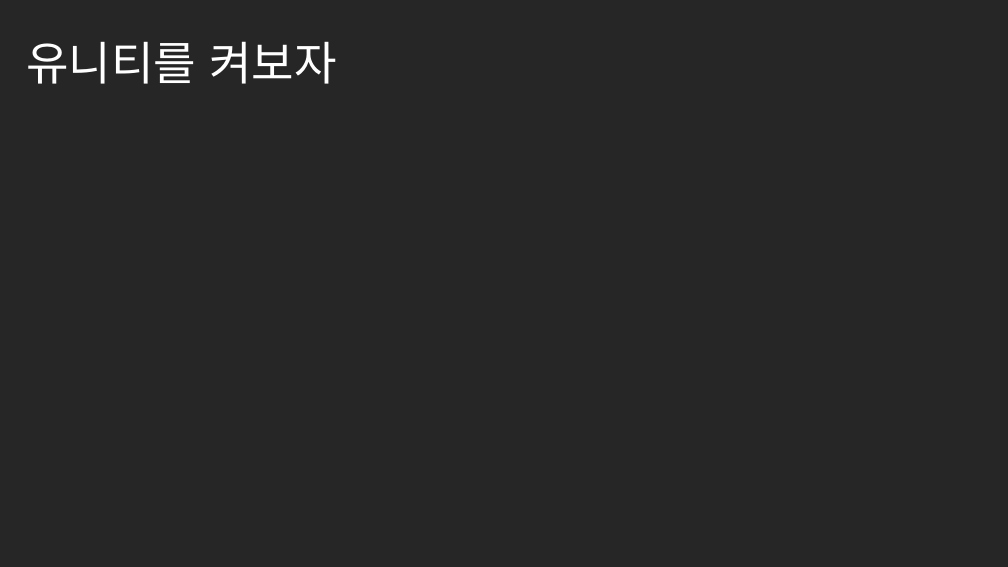
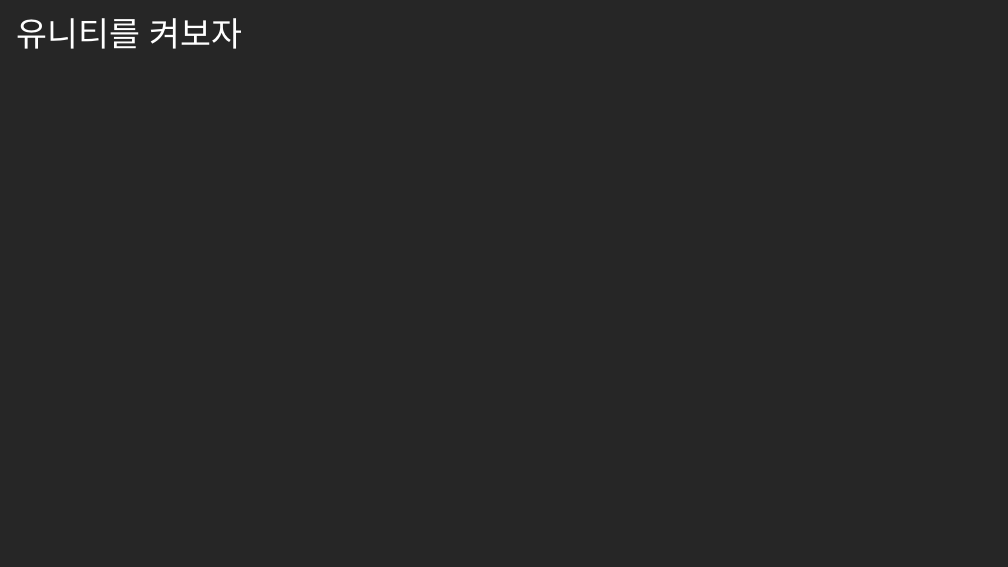
Before and after one commit to SeunghoHam/semicolon_EndlessRunner, a slide deck: slide 4 of 세미콜론 게임부분 강의자료.pptx. Drawn at 1008x567 pixels with LibreOffice and Linux fonts; fonts in the diff are those of the drawing; background and template pictures are left out. Boxes give left, top, right and bottom in pixels: in the first picture for what was removed or moved away, otherwise in the second. Text is boxed around its words. In the diff, an @@ line names an element or a change of style, - is before the commit and + after.

```diff
--- a/세미콜론 게임부분 강의자료.pptx
+++ b/세미콜론 게임부분 강의자료.pptx
@@ title "유니티를 켜보자": place and size @@
-title "유니티를 켜보자" at (26,41,336,84)
+title "유니티를 켜보자" at (16,18,242,49)
@@ title "유니티를 켜보자" at (16,18,242,49): size 44 to 32 pt @@
```
Also in this commit, not shown: 5 other slides changed, 5 slides added, 2 slides removed, 1 other file.
